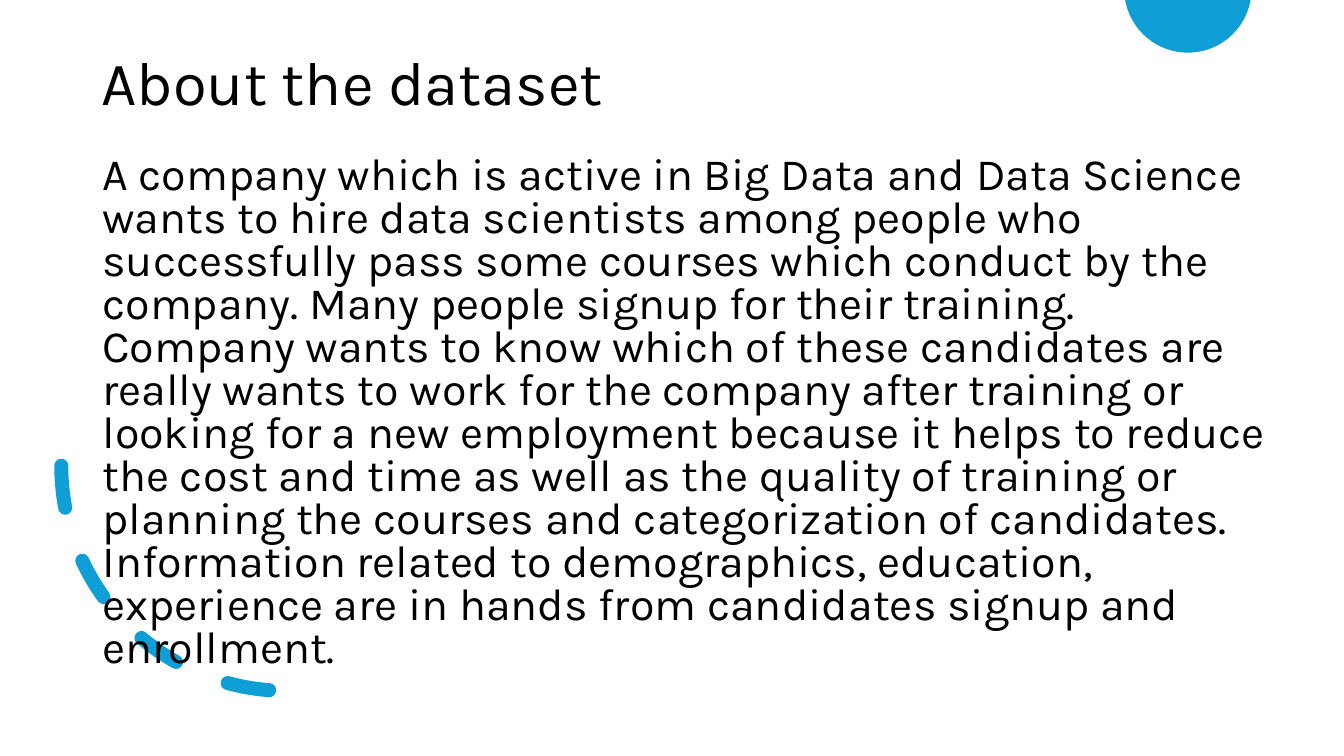
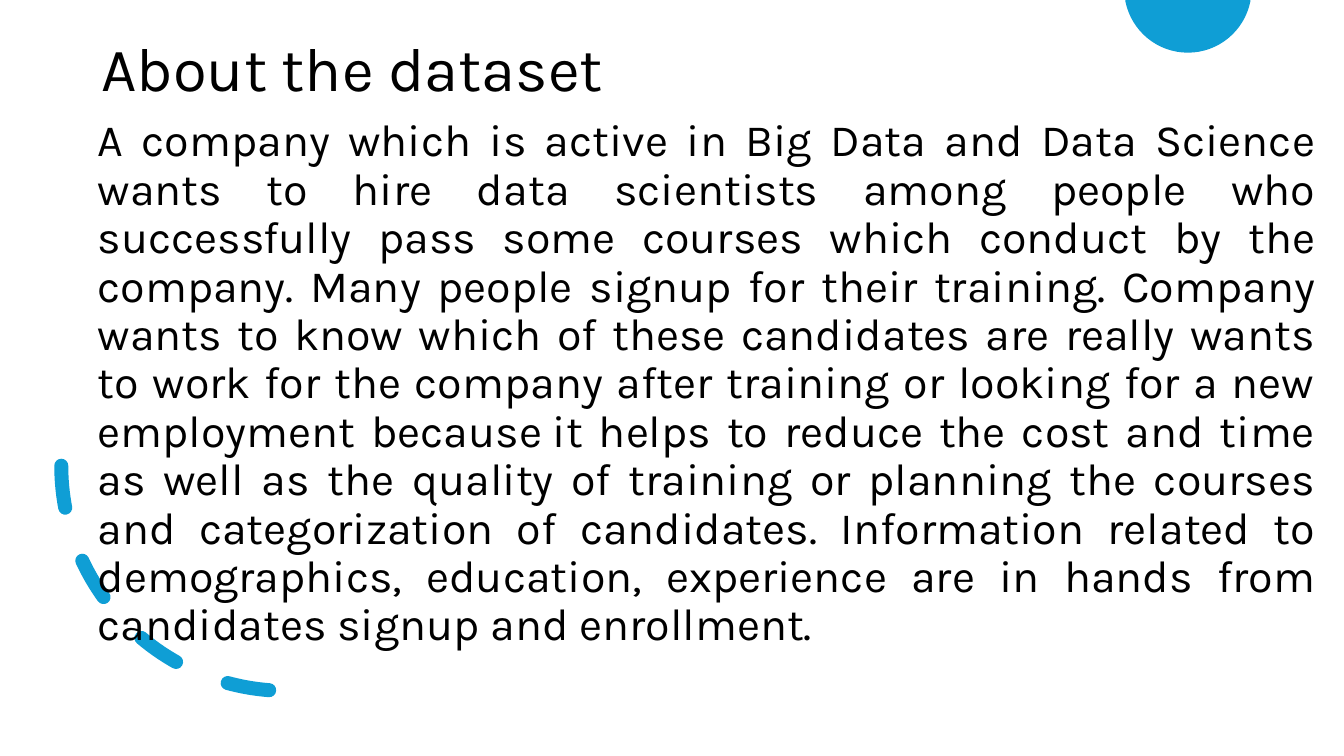
Before and after one commit to Moustafa-Samir/Mid_Project, a slide deck: slide 2 of Mid Project.pptx. Drawn at 1344x756 pixels with LibreOffice and Linux fonts; fonts in the diff are those of the drawing. Boxes give left, top, right and bottom in pixels: in the first picture for what was removed or moved away, otherwise in the second. Text is boxed around its words. In the diff, an @@ line names an element or a change of style, - is before the commit and + after.

```diff
--- a/Mid Project.pptx
+++ b/Mid Project.pptx
@@ title "About the dataset": place and size @@
-title "About the dataset" at <box>101,63,602,106</box>
+title "About the dataset" at <box>101,49,602,92</box>
@@ text "A company which is active ...": place and size @@
-text "A company which is active ..." at <box>102,159,1265,669</box>
+text "A company which is active ..." at <box>98,125,1315,652</box>
@@ text "A company which is active ..." at <box>98,125,1315,652</box>: alignment left to justified; line spacing 0.8 to 0.9 @@
```
Also in this commit, not shown: 3 other slides changed, 2 slides added, 2 slides removed, 3 other files.
